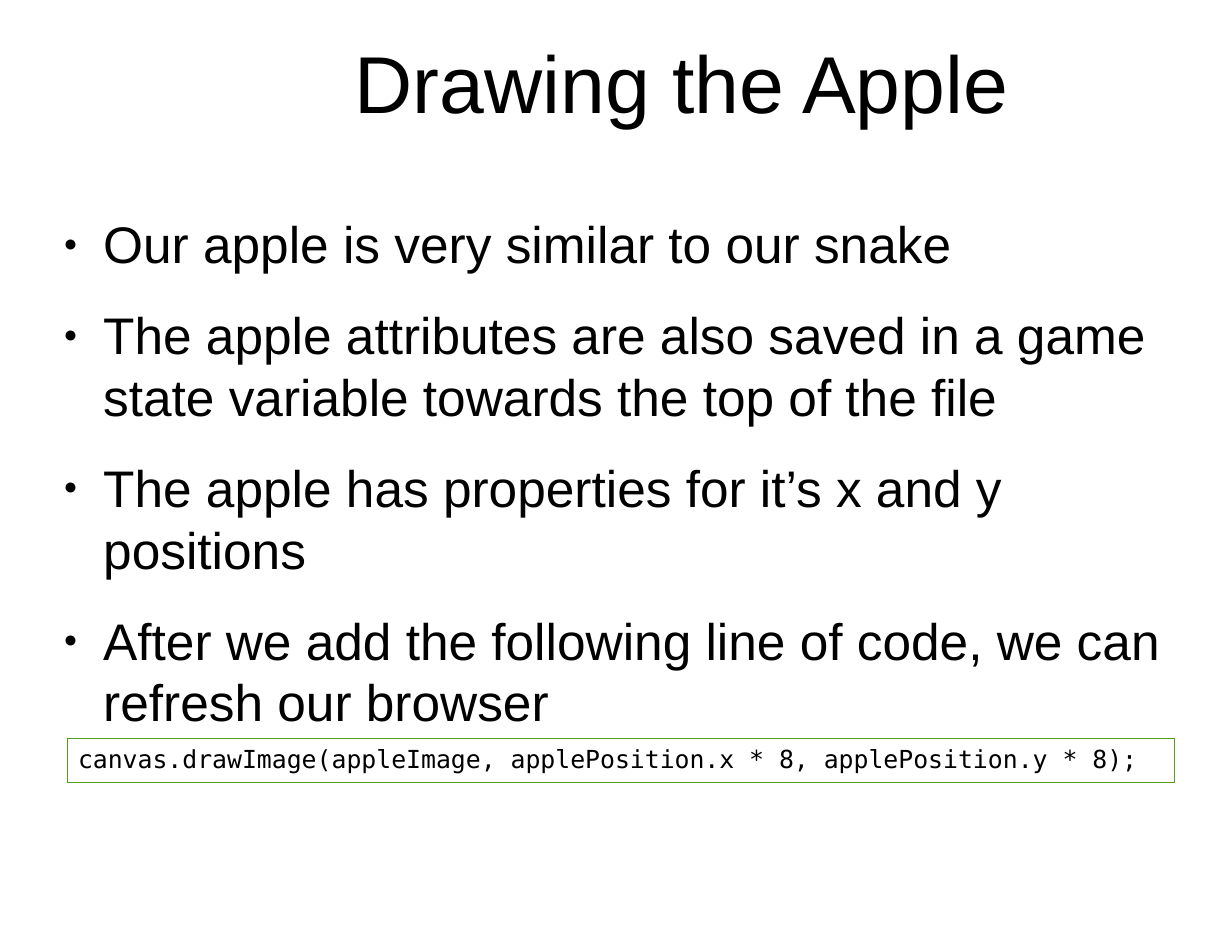
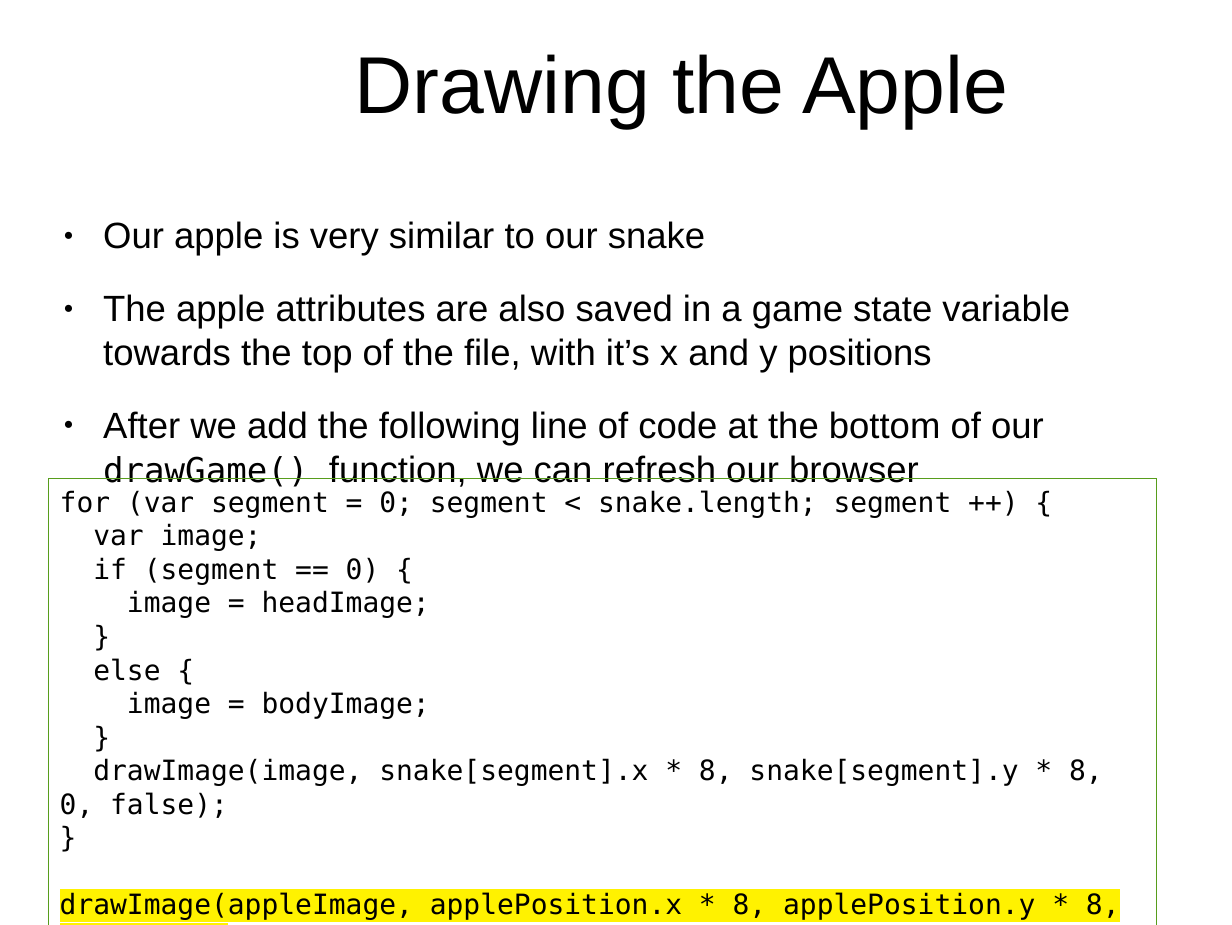
Before and after one commit to originalgrego/Slithers, a slide deck: slide 15 of Slithers - Explorathon 2018.odp. Drawn at 1232x925 pixels with LibreOffice and Linux fonts; fonts in the diff are those of the drawing; background and template pictures are left out. Boxes give left, top, right and bottom in pixels: in the first picture for what was removed or moved away, otherwise in the second. Text is boxed around its words. In the diff, an @@ line names an element or a change of style, - is before the commit and + after.

Commit message:
Updating the draw code to always use the drawImage function when possible. Also update the starter project and slideshow to make code copying a little easier. More updates to the presentation to make it more clear

```diff
--- a/Slithers - Explorathon 2018.odp
+++ b/Slithers - Explorathon 2018.odp
@@ text at [103, 221, 705, 256]: size 33.1 to 23.5 pt in "Our apple is very similar to our ..." @@
@@ text at [103, 294, 1070, 487]: text changed; size 33.1 to 23.5 pt @@
-● The apple attributes are also saved in a game state variable towards the top of the file
-● The apple has properties for it’s x and y positions
-● After we add the following line of code, we can refresh our browser
+● The apple attributes are also saved in a game state variable towards the top of the file, with it’s x and y positions
+● After we add the following line of code at the bottom of our drawGame() function, we can refresh our browser
@@ rectangle added at [49, 478, 1157, 925], outline #579D1C 0 pt, 18 pt, text #000000 @@
+for (var segment = 0; segment < snake.length; segment ++) {
+var image;
+if (segment == 0) {
+image = headImage;
+}
+else {
+image = bodyImage;
+}
+drawImage(image, snake[segment].x * 8, snake[segment].y * 8, 0, false);
+}
+drawImage(appleImage, applePosition.x * 8, applePosition.y * 8, 0, false);
@@ rectangle removed at [67, 738, 1175, 783] @@
-canvas.drawImage(appleImage, applePosition.x * 8, applePosition.y * 8);
```
Also in this commit, not shown: 13 other slides changed, 2 other files.
